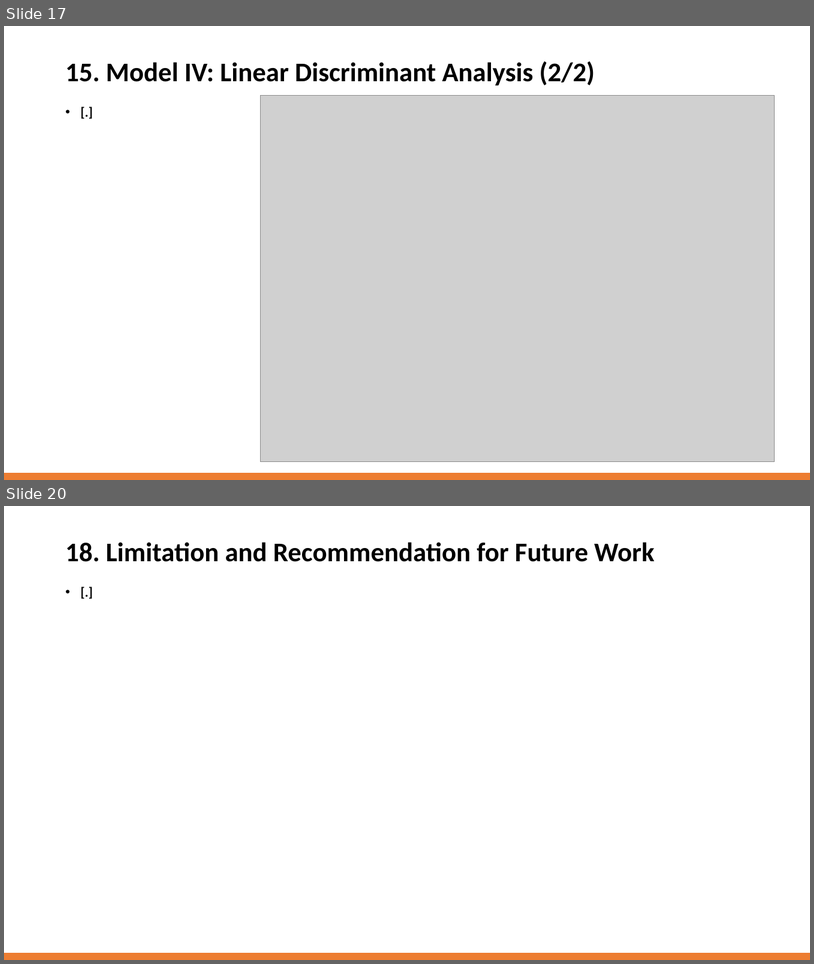
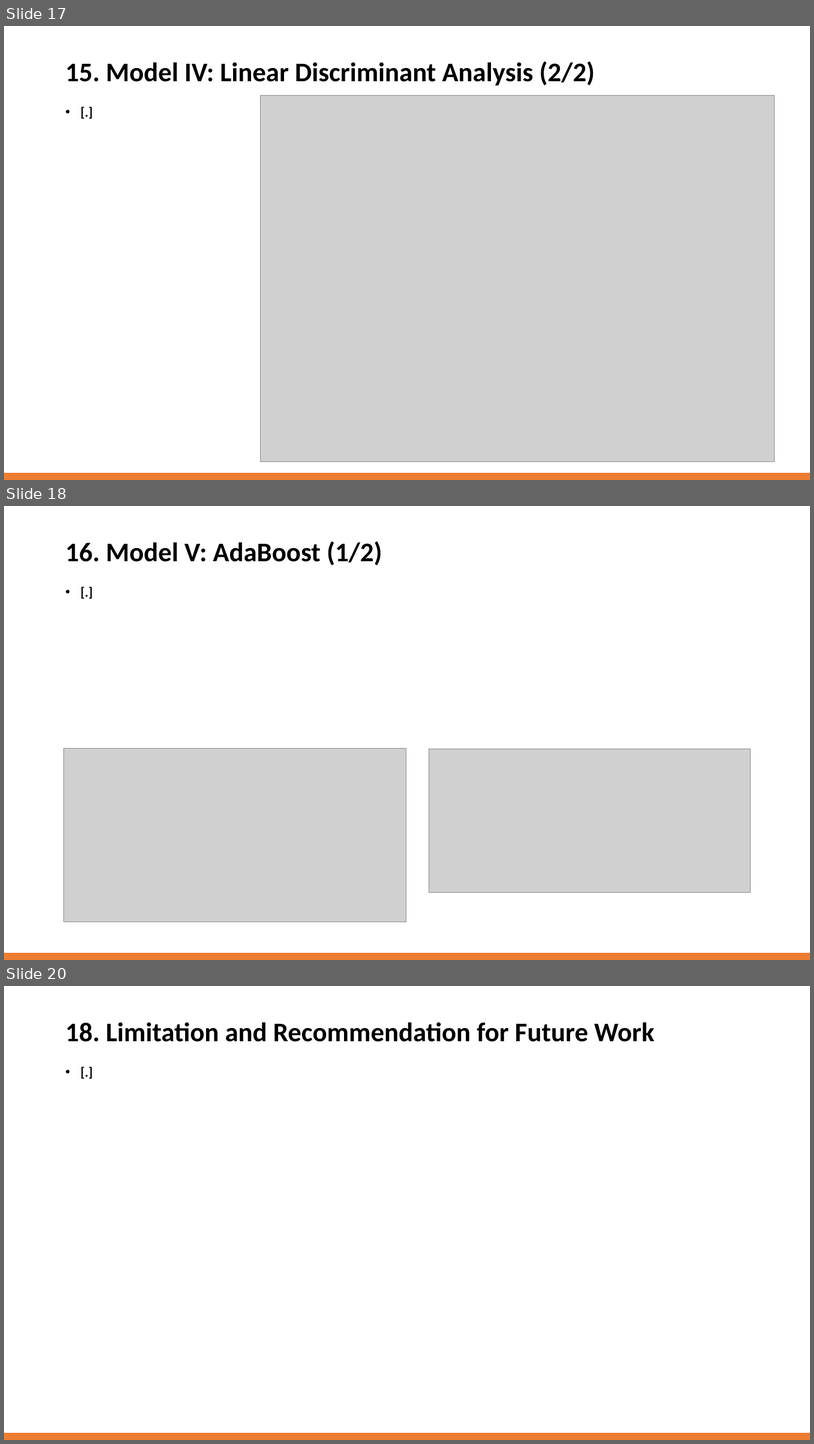
Before and after one commit to vyun8699/STAT5003, a slide deck: Assignment 2 Presentation.pptx. Shown one above the other, each under a label of ours: slides 17 and 20 before the commit, slides 17, 18 and 20 after it; the slides between them are not shown. The pictures are 814x964 and 814x1444 pixels, drawn with LibreOffice and Linux fonts; fonts in the diff are those of the drawing; grey boxes stand for pictures. Boxes give left, top, right and bottom in pixels: in the first picture for what was removed or moved away, otherwise in the second. Text is boxed around its words. In the diff, an @@ line names an element or a change of style, - is before the commit and + after.

```diff
--- a/Assignment 2 Presentation.pptx
+++ b/Assignment 2 Presentation.pptx
@@ slide 18 added at bbox=[4, 506, 810, 960], background #FFFFFF @@
@@ title added at bbox=[65, 541, 383, 565], 32 pt, text #000000, bold @@
+16. Model V: AdaBoost (1/2)
@@ text added at bbox=[60, 582, 755, 915], 16 pt, text #000000, bold @@
+• [.]
@@ picture added at bbox=[63, 748, 406, 922] @@
@@ picture added at bbox=[429, 748, 751, 892] @@
@@ rectangle added at bbox=[4, 953, 810, 960], fill #ED7D31, outline #ED7D31 1 pt @@
```
Also in this commit, not shown: 7 slides changed, 1 slide removed.
